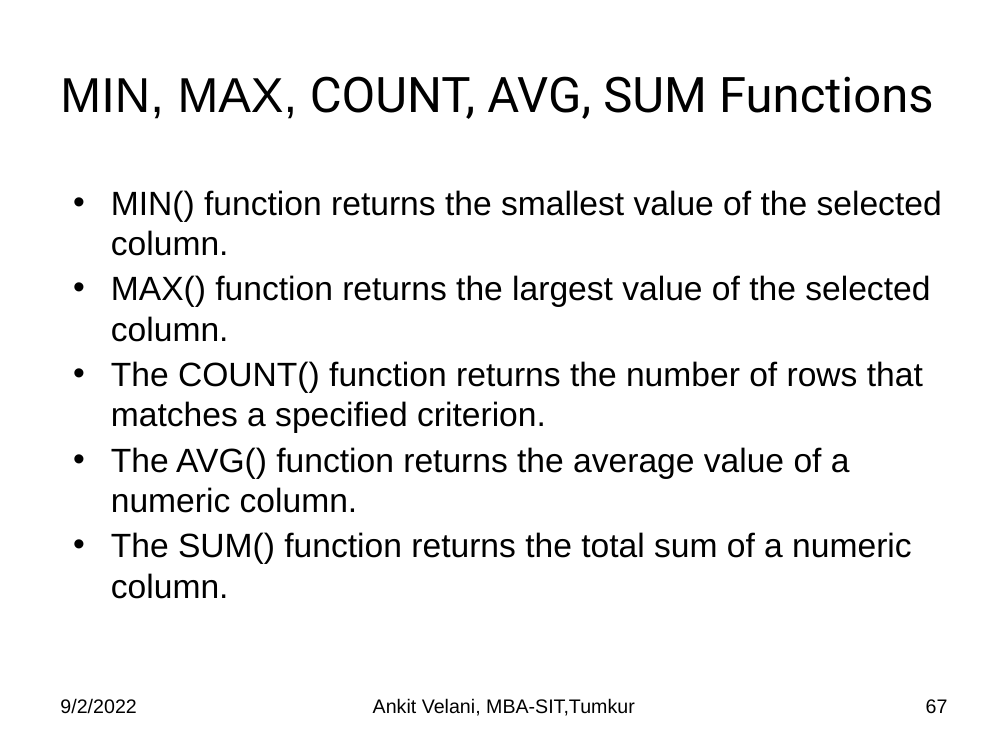
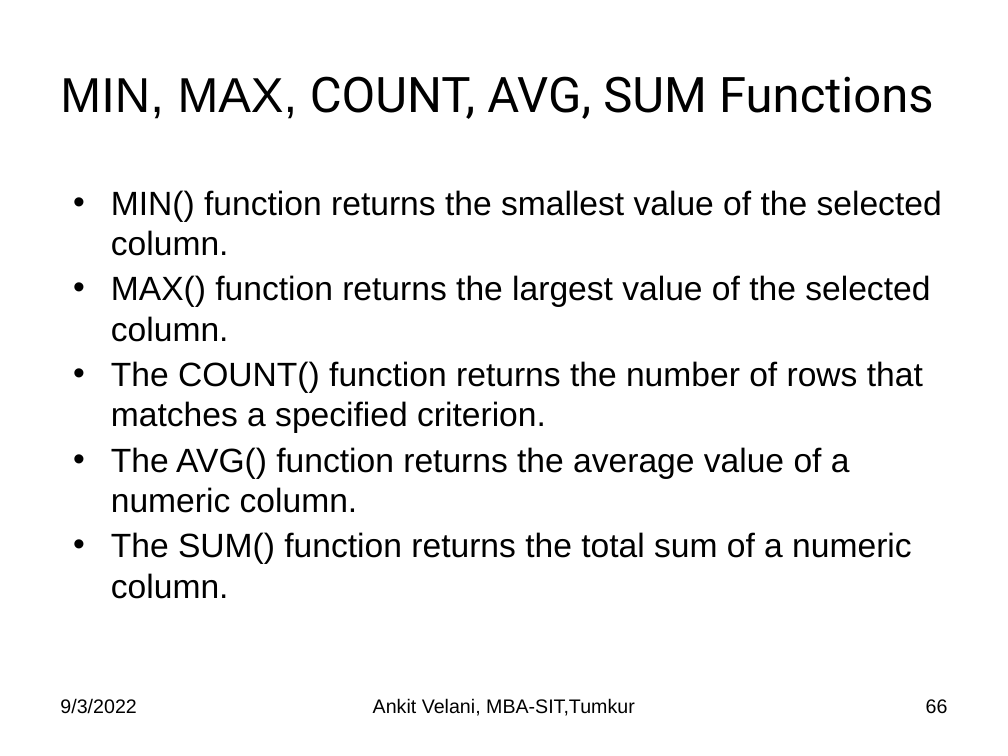
Before and after one commit to sitmbadept/sitmbadept.github.io, a slide deck: slide 66 of BDTM/SQL/Unit-2 MySQL.pptx (slide 67 before the commit). Drawn at 1008x756 pixels with LibreOffice and Linux fonts; fonts in the diff are those of the drawing. Boxes give left, top, right and bottom in pixels: in the first picture for what was removed or moved away, otherwise in the second. Text is boxed around its words. In the diff, an @@ line names an element or a change of style, - is before the commit and + after.

```diff
--- a/BDTM/SQL/Unit-2 MySQL.pptx
+++ b/BDTM/SQL/Unit-2 MySQL.pptx
@@ text at (60, 698, 136, 714): text changed @@
-9/2/2022
+9/3/2022
@@ page number at (926, 699, 948, 714): text changed @@
-67
+66
```
Also in this commit, not shown: 73 other slides changed, 1 slide removed, 1 other file.
